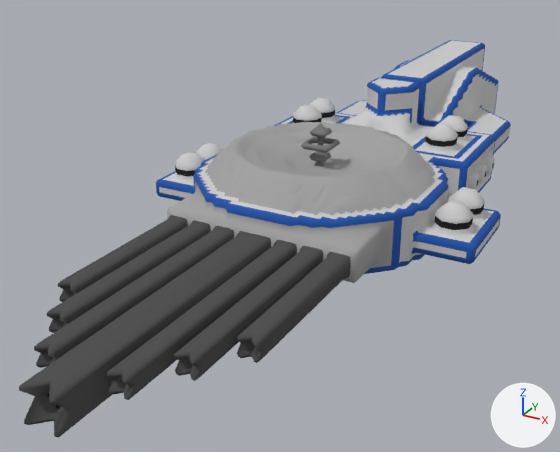
One commit to the OBJ model src/jsMain/resources/meshes/diadochi-5-khagan-class.obj: the scene before it, then after it.
Camera for both pictures: a 50 mm lens placed at (50.8, -115.1, 71.6), pointed at (-9.2, -6.0, 17.1). The lights are fixed; the arrows at lower right show +X, +Y and +Z. Where no turn or scale is listed for an object, it has been applied to the vertices.

The first picture shows 'diadochi-5-khagan-class'.
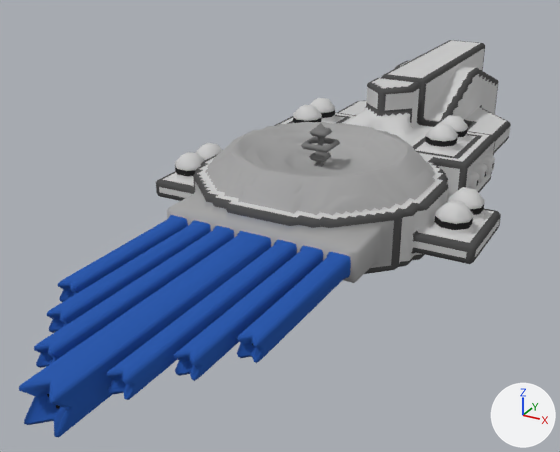
The newer file is also turned or shifted as a whole; pictures and numbers use the older file's frame.

The change in detail:
me_diadochi_5_khagan_class is used by ob_diadochi_5_khagan_class; location (0.0, 0.0, 0.0).
me_diadochi_5_khagan_class had 5062 vertices, 9369 faces and spanned x -27.5..27.5, y -72.0..72.0, z -0.1..37.9.
me_diadochi_5_khagan_class now has 5042 vertices, 9359 faces and spans x -27.5..27.5, y -72.0..72.0, z -0.1..37.9.
me_diadochi_5_khagan_class part 1: 1 vertex moved from x -12.5, y -53.5, z 24.4 to x -13.0, y -52.5, z 24.9; 12 vertices removed from x -14.0..13.5, y -69.3..-52.5, z 24.2..26.4; 13 vertices added at x -13.0..14.0, y -71.5..-52.5, z 22.4..26.4.
me_diadochi_5_khagan_class part 2: 4108 kept faces spanning x -27.5..27.5, y -72.0..72.0, z -0.1..37.9 get new texture (UV) coordinates.

Location of each change, [x1, y1, x2, y2] in pixels of the pictures (560 x 452 px; the box of a moved part takes in the faces that stretch with it):
part 1 of me_diadochi_5_khagan_class, moved or reshaped: before [37, 289, 258, 385]; after [25, 285, 260, 424]
part 2 of me_diadochi_5_khagan_class, surface changed (grey to blue): [19, 40, 511, 438] in both
